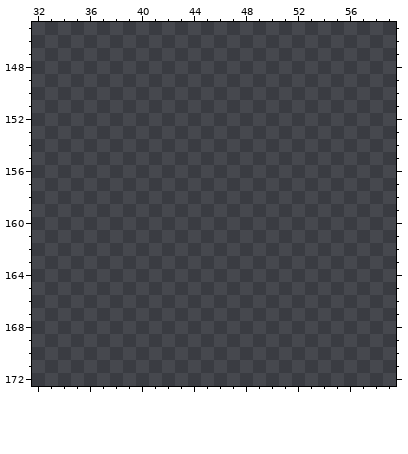
A pixel-art file gets an edit: resources/asesprite/atlases/atlas-gameobjects.aseprite. Above, as it was before the edit.
256x256 pixels, 1 frame. Colours within 5 levels of each other are drawn and written as one. Shown: x 32..59, y 145..172.
After the commit:
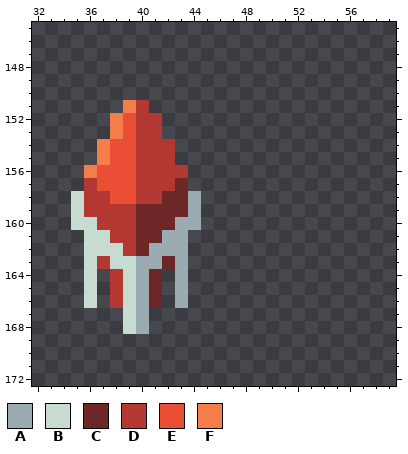
Palette (. is transparent): A #9babb2  B #c7dcd0  C #6e2727  D #b33831  E #ea4f36  F #f57d4a
The exact change:
Layer "Layer 34":
The edit adds colour A in rows 158 to 159 at x 44; in row 160 at x 43 to 44; in row 161 at x 42 to 43; in row 162 at x 41 to 43; in row 163 at x 40 to 41 and 43; in rows 164 to 166 at x 40 and 43.
The edit adds colour A in rows 167 to 168 at x 40.
The edit adds colour B in rows 158 to 159 at x 35; in row 160 at x 35 to 36; in row 161 at x 36 to 37; in row 162 at x 36 to 38; in row 163 at x 36 and 38 to 39; in rows 164 to 166 at x 36 and 39.
The edit adds colour B in rows 167 to 168 at x 39.
The edit adds colour C in row 157 at x 43; in row 158 at x 42 to 43; in row 159 at x 40 to 43; in row 160 at x 40 to 42; in row 161 at x 40 to 41; in row 162 at x 40.
The edit adds colour C in row 163 at x 42; in rows 164 to 166 at x 41.
The edit adds colour D in row 151 at x 40; in rows 152 to 153 at x 40 to 41; in rows 154 to 155 at x 40 to 42; in row 156 at x 40 to 43; in row 157 at x 36 and 40 to 42; in row 158 at x 36 to 37 and 40 to 41.
The edit adds colour D in row 159 at x 36 to 39; in row 160 at x 37 to 39; in row 161 at x 38 to 39; in row 162 at x 39; in row 163 at x 37; in rows 164 to 166 at x 38.
The edit adds colour E in rows 152 to 153 at x 39; in rows 154 to 155 at x 38 to 39; in rows 156 to 157 at x 37 to 39; in row 158 at x 38 to 39.
The edit adds colour F in row 151 at x 39; in rows 152 to 153 at x 38; in rows 154 to 155 at x 37; in row 156 at x 36.
Boxes around the changes in both pictures, in picture pixels (x1, y1, x2, y2):
added: (71, 100, 201, 334)
